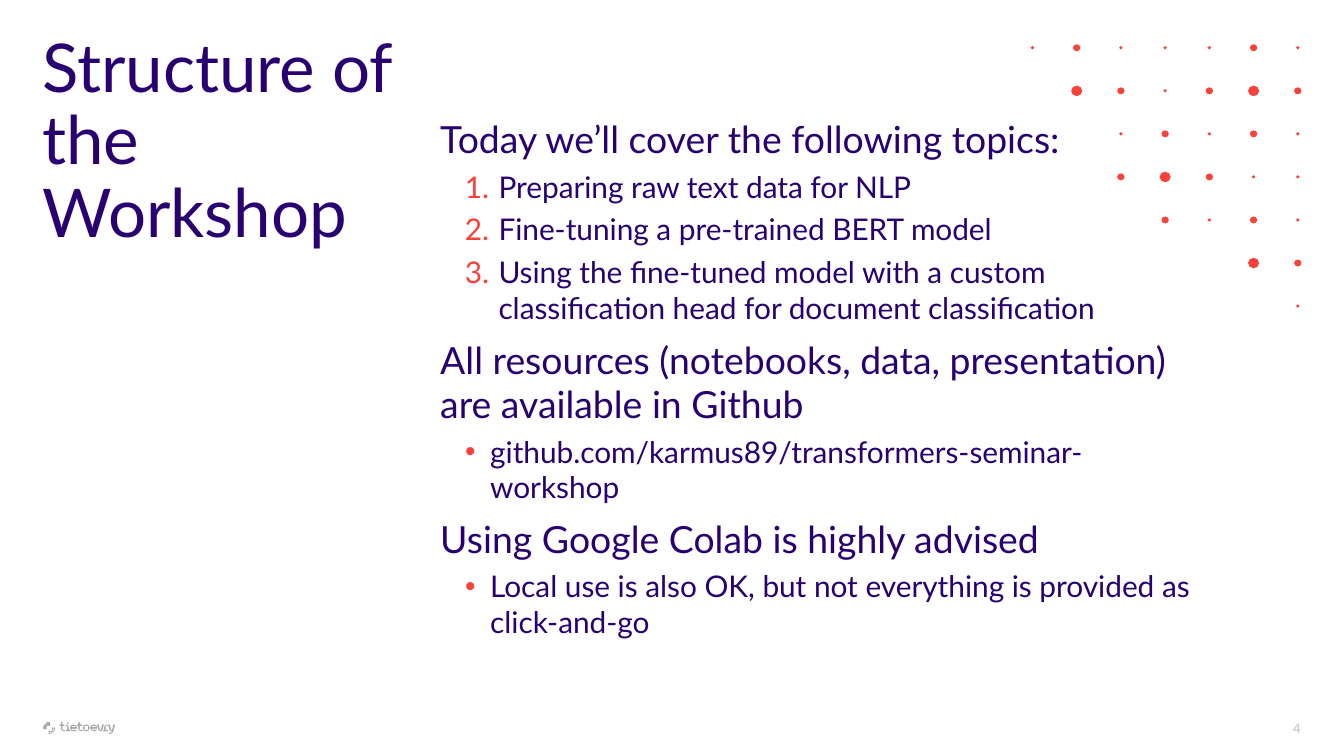
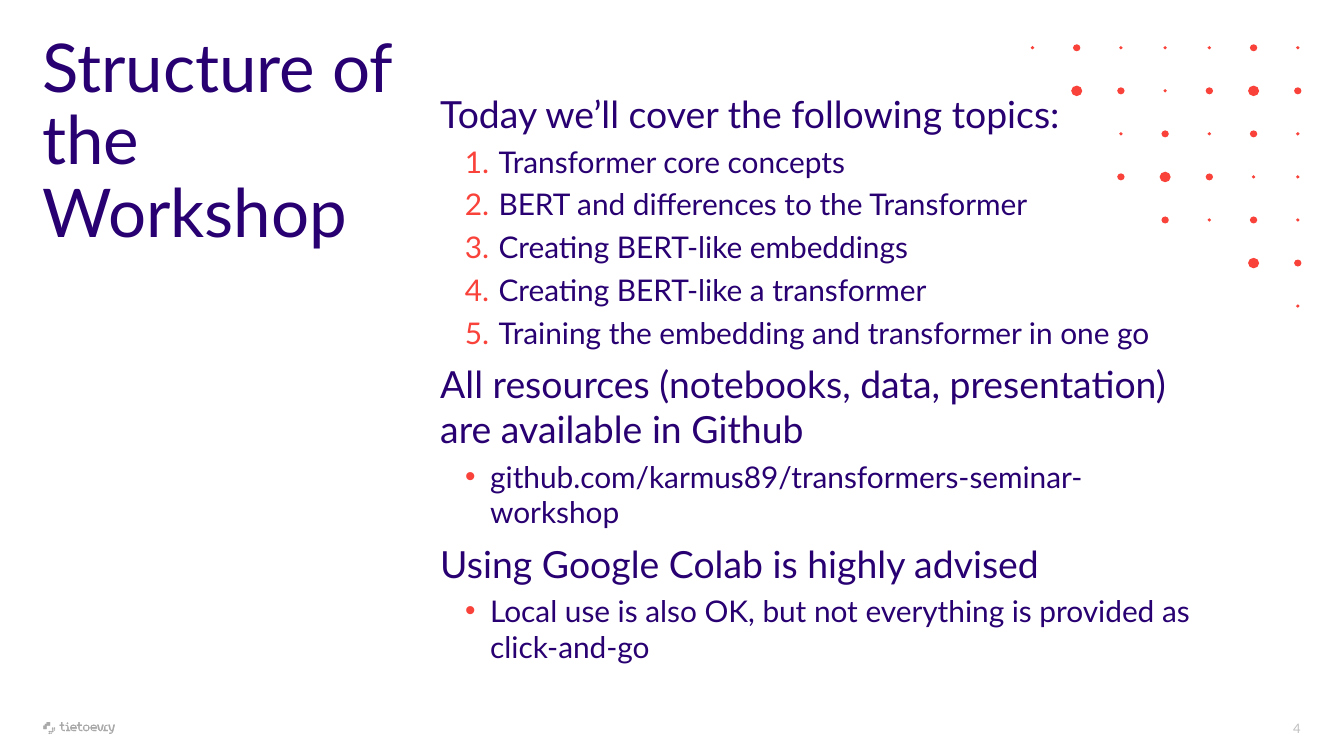
Before and after one commit to ratteripenta/transformers-seminar-workshop, a slide deck: slide 4 of presentations/transformers-seminar-workshop-2.pptx. Drawn at 1344x756 pixels with LibreOffice and Linux fonts; fonts in the diff are those of the drawing. Boxes give left, top, right and bottom in pixels: in the first picture for what was removed or moved away, otherwise in the second. Text is boxed around its words. In the diff, an @@ line names an element or a change of style, - is before the commit and + after.

Commit message:
Done

```diff
--- a/presentations/transformers-seminar-workshop-2.pptx
+++ b/presentations/transformers-seminar-workshop-2.pptx
@@ text at [499, 151, 1149, 350]: text changed @@
-  1. Preparing raw text data for NLP
-  2. Fine-tuning a pre-trained BERT model
-  3. Using the fine-tuned model with a custom classification head for document classification
+  1. Transformer core concepts
+  2. BERT and differences to the Transformer
+  3. Creating BERT-like embeddings
+  4. Creating BERT-like a transformer
+  5. Training the embedding and transformer in one go
```
Also in this commit, not shown: 1 slide added, 1 slide removed.
